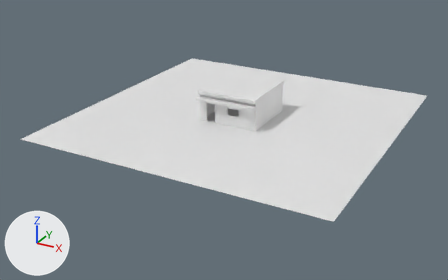
Before and after pictures for a commit that changed the OBJ model ProyectoFinal/ProyectoFinal/Models/Casa/Casa.obj.
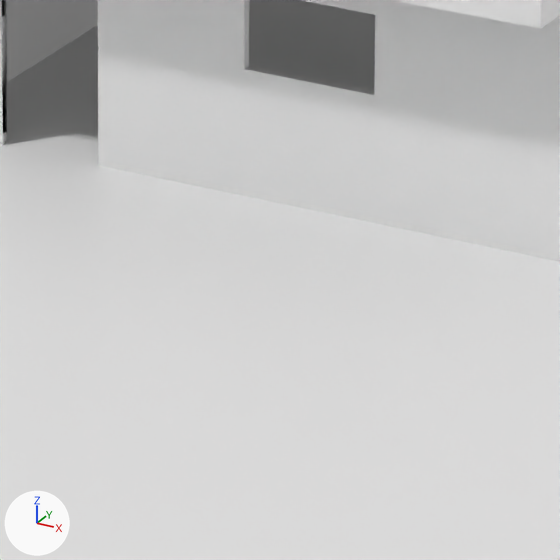
There are two pictures of each version: one whole from a 50 mm camera at (88.3, -171.8, 75.9) aimed at (-2.4, -7.0, -6.5), one close up on the part from 46% to 57% of the width and 39% to 56% of the height. Lighting does not change. The marker at lower left points along +X, +Y and +Z. Materials are left out; every surface is plain grey. Where no turn or scale is listed for an object, it has been applied to the vertices. Vertices at the same position are counted once.

Objects in the first close-up: 'Casa'.
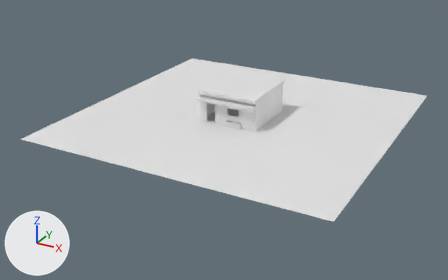
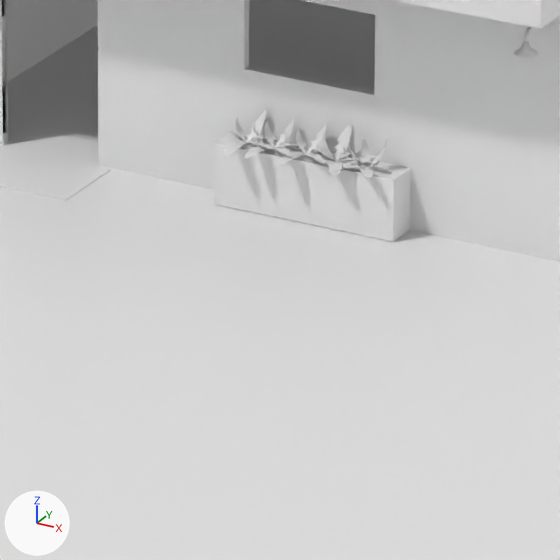
Boxes (x1, y1, x2, y2) around the edits, measured in the close-ups (560 x 560 px):
part 1 of me_casa, added: after (0, 0, 560, 322)

What changed in the scene script:
```text
Change me_casa:
    used by ob_casa; location = (0.0, 0.0, 0.0)
    remove me_casa.from_pydata(...)  # 443 vertices, 297 faces; spans x -49.7..50.3, y -49.6..50.4, z 0.1..10.6
    add me_casa.from_pydata(...)  # 3223 vertices, 2720 faces; spans x -49.7..50.3, y -49.6..50.4, z 0.1..10.6
    me_casa part 1: 2780 vertices added at x -7.7..9.6, y -12.4..0.5, z 0.1..9.7
```
